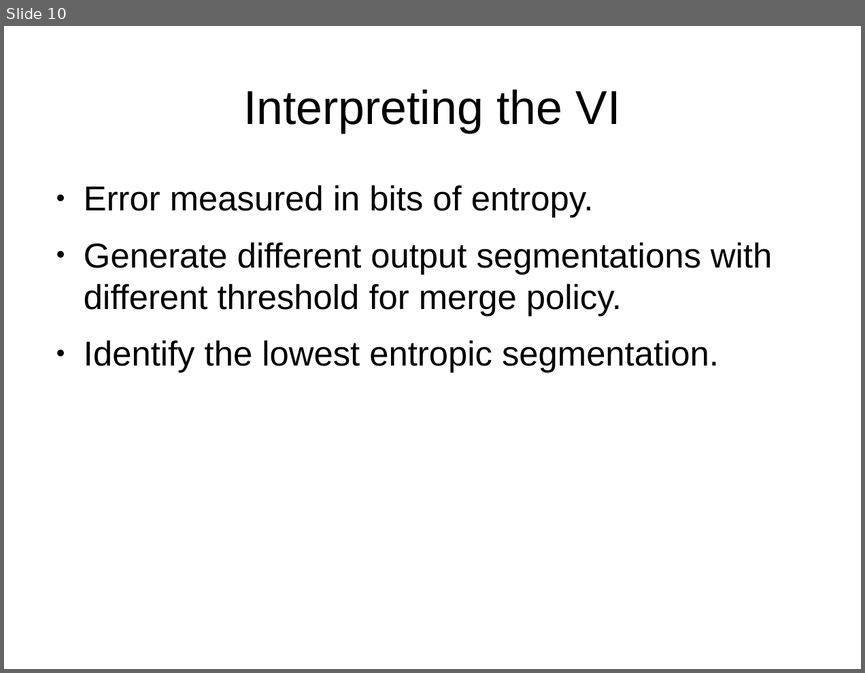
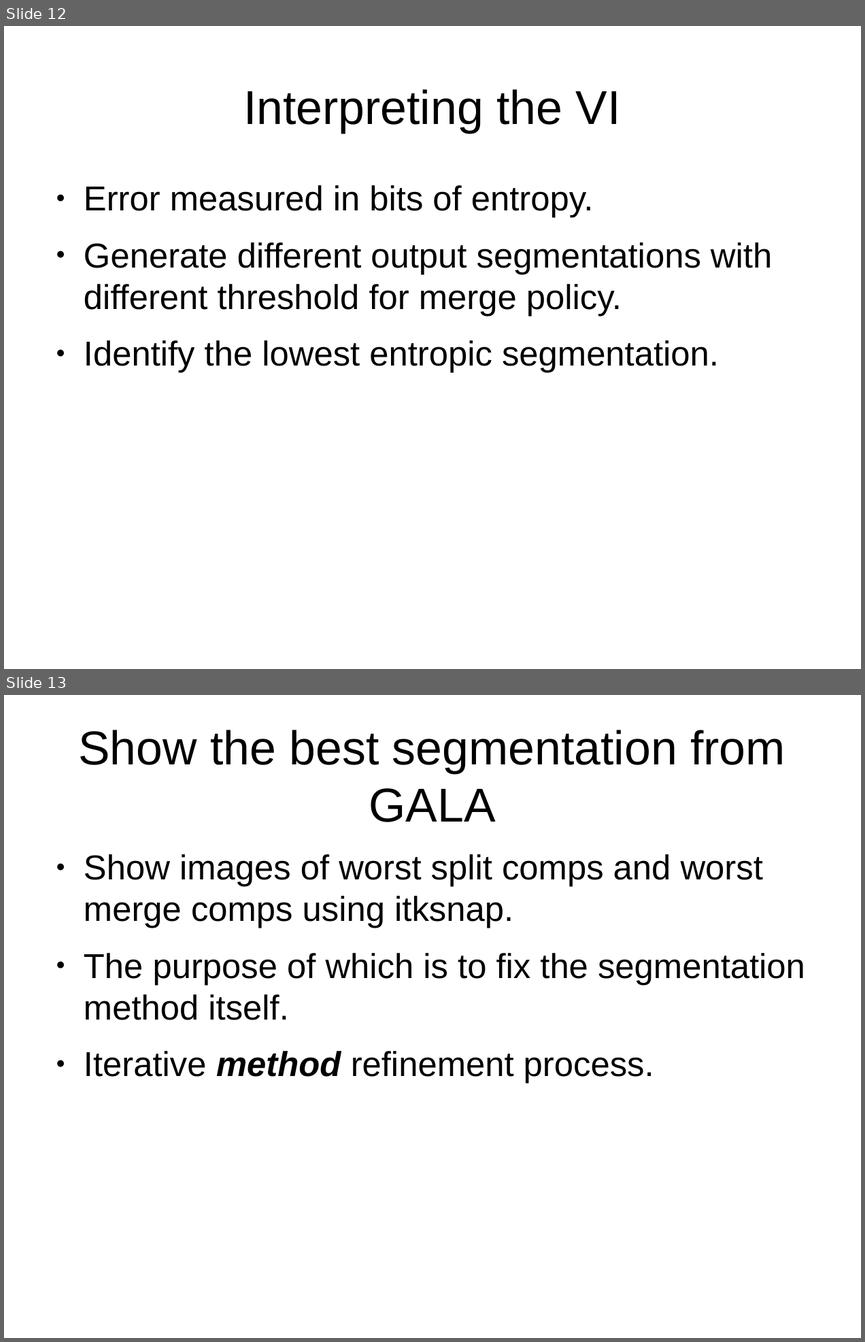
Before and after one commit to JohnnyTeutonic/view_all, a slide deck: Segmentation_Presentation.odp. Shown one above the other, each under a label of ours: slide 10 before the commit, slides 12 and 13 after it. The pictures are 865x673 and 865x1342 pixels, drawn with LibreOffice and Linux fonts; fonts in the diff are those of the drawing. Boxes give left, top, right and bottom in pixels: in the first picture for what was removed or moved away, otherwise in the second. Text is boxed around its words. In the diff, an @@ line names an element or a change of style, - is before the commit and + after.

```diff
--- a/Segmentation_Presentation.odp
+++ b/Segmentation_Presentation.odp
@@ slide 13 added at (x1=4, y1=695, x2=861, y2=1338), background #FFFFFF @@
@@ title added at (x1=78, y1=730, x2=785, y2=822), 44 pt, text #000000 @@
+Show the best segmentation from GALA
@@ text added at (x1=84, y1=854, x2=805, y2=1083), 32 pt, text #000000 @@
+● Show images of worst split comps and worst merge comps using itksnap.
+● The purpose of which is to fix the segmentation method itself.
+● Iterative method refinement process.
@@ what was slide 10 is now slide 12 @@
```
Also in this commit, not shown: 7 slides changed, 6 other slides added, 1 slide removed, 1 other file.
